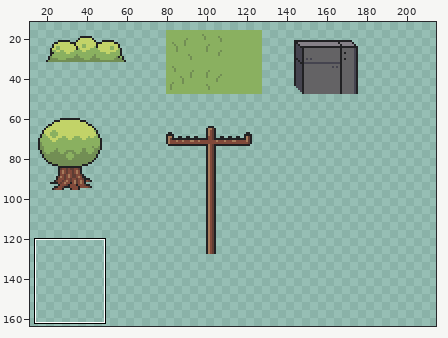
Edited in one commit: sprite sheet (Assets/Environment/normal_tiles.png). The first picture is a wide view before the edit; the outline marks the close-up.
Close-up. Old version:
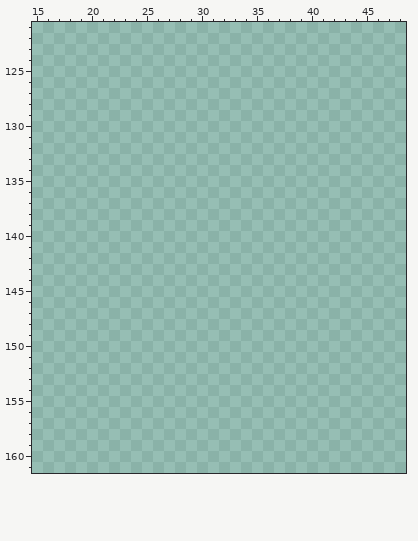
The file is 320x320 pixels. Shown: x 15..48, y 121..161. The wide view leaves out empty margins. The commit also changed other parts of the picture, which this record leaves out.
After:
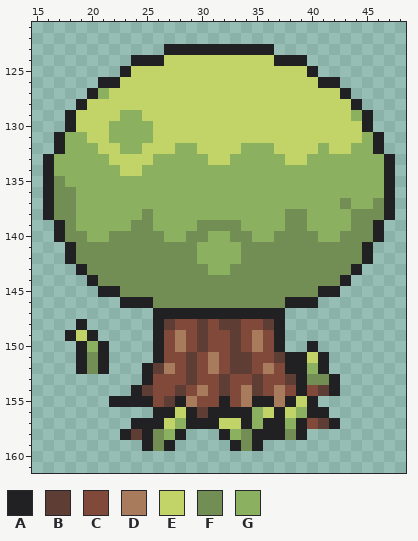
Palette (. is transparent): A #212123  B #5e3d34  C #80493a  D #a77b5b  E #c2d368  F #728e54  G #8ab060
Edits made:
y 123: x 27..36 .......... -> AAAAAAAAAA
y 124: x 24..39 ................ -> AAAEEEEEEEEEEAAA
y 125: x 23..40 .................. -> AEEEEEEEEEEEEEEEEA
y 126: x 21..42 ...................... -> AAEEEEEEEEEEEEEEEEEEAA
y 127: x 20..43 ........................ -> AGEEEEEEEEEEEEEEEEEEEEEA
y 128: x 19..44 .......................... -> AEEEEEEEEEEEEEEEEEEEEEEEEA
y 129: x 18..45 ............................ -> AEEEEGGEEEEEEEEEEEEEEEEEEEGA
y 130: x 18..45 ............................ -> AEEEGGGGEEEEEEEEEEEEEEEEEEEA
y 131: x 17..46 .............................. -> AGGEEGGGGEEEEEEEEEEEEEEEEEEEGA
y 132: x 17..46 .............................. -> AGGGEEGGEEEGGEEEEGGGEEEEGEEGGA
y 133: x 16..47 ................................ -> AGGGGGEEEEGGGGGEEGGGGGEEGGGGGGGA
y 134: x 16..47 ................................ -> AGGGGGGEEGGGGGGGGGGGGGGGGGGGGGGA
y 135: x 16..47 ................................ -> AFGGGGGGGGGGGGGGGGGGGGGGGGGGGGGA
y 136: x 16..47 ................................ -> AFFGGGGGGGGGGGGGGGGGGGGGGGGGGGGA
y 137: x 16..47 ................................ -> AFFGGGGGGGGGGGGGGGGGGGGGGGGFGGFA
y 138: x 16..47 ................................ -> AFFGGGGGGFGGGGGGGGGGGGFFGGGGFFFA
y 139: x 17..46 .............................. -> AFGGGGGFFGGGGFFFFGGGGFFGGGGFFA
y 140: x 17..46 .............................. -> AFFGGFFFFFGGFFGGFFGGFFFFGGFFFA
y 141..142: x 18..45 ............................ -> AFFFFFFFFFFFGGGGFFFFFFFFFFFA
y 143: x 19..44 .......................... -> AFFFFFFFFFFFGGFFFFFFFFFFFA
y 144: x 20..43 ........................ -> AFFFFFFFFFFFFFFFFFFFFFFA
y 145: x 21..42 ...................... -> AAFFFFFFFFFFFFFFFFFFAA
y 146: x 23..40 .................. -> AAAFFFFFFFFFFFFAAA
y 147: x 26..37 ............ -> AAAAAAAAAAAA
y 148: x 19 . -> A; x 26..37 ............ -> ABCCBCBBCCBA
y 149: x 18..20 ... -> AEA; x 26..37 ............ -> ACDCBCCBCDCA
y 150: x 19..21 ... -> AGA; x 26..37 ............ -> ACDCBCCBCDCA; x 40 . -> A
y 151: x 19..21 ... -> AFA; x 26..41 ................ -> ACCBCDCBBCCBAAEA
y 152: x 19..21 ... -> AFA; x 25..41 ................. -> ABDCBCDCBBCDCAAGA
y 153: x 25..42 .................. -> ACCCBCCBCCBCCBAFFA
y 154: x 24..42 ................... -> ABCCBCDCBCDBCDCACBA
y 155: x 22..40 ................... -> AAAACBADCCACDAADAEA
y 156: x 26..41 ................ -> AAEABAAAAGEAEGAA
y 157: x 24..42 ................... -> AAAEGAAAEEAGAAGACBA
y 158: x 23..28 ...... -> ABAFGA; x 32..39 ........ -> AGFAAAFA
y 159: x 25..27 ... -> AFA; x 33..35 ... -> AFA
